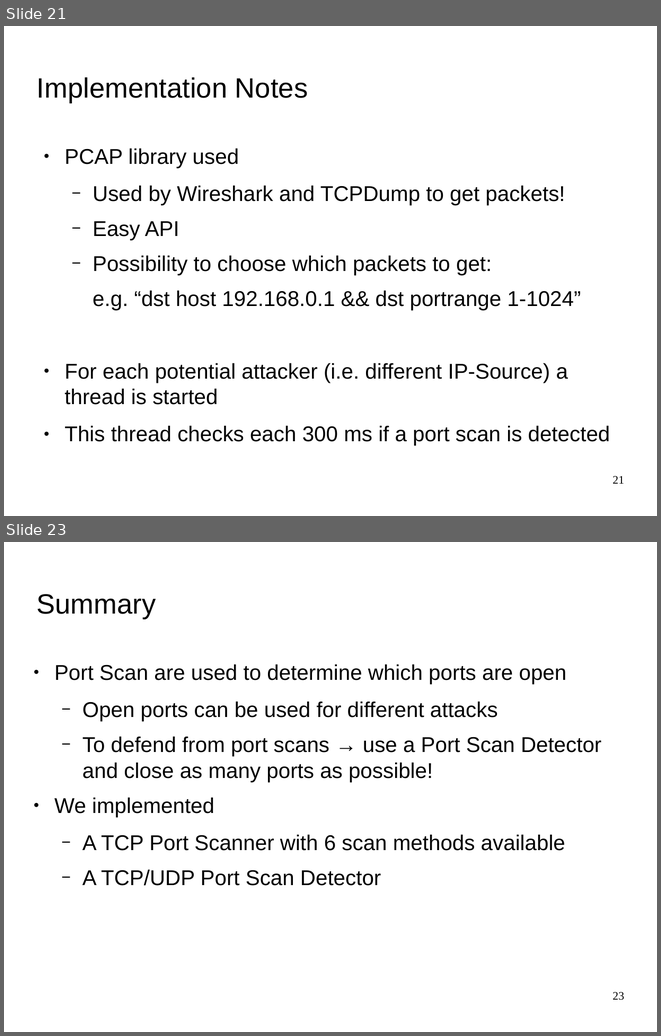
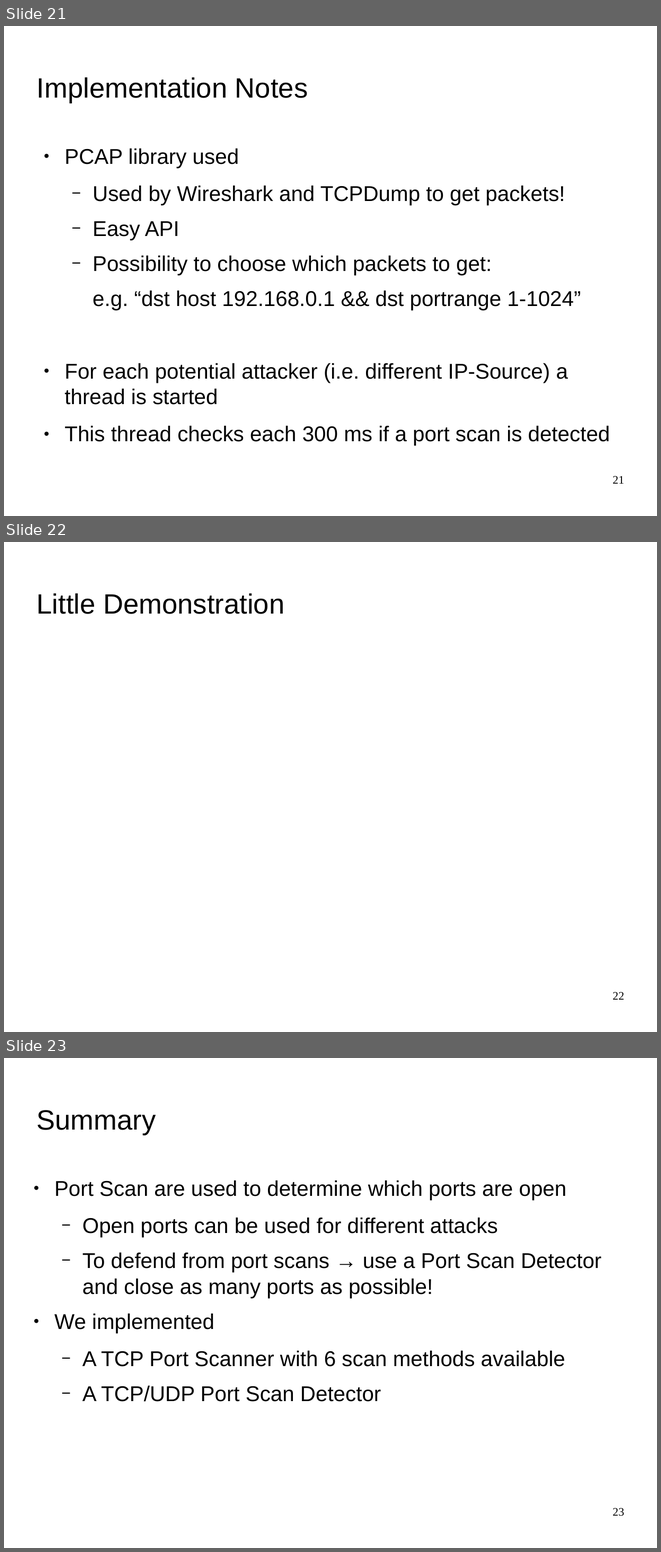
Before and after one commit to herrBez/PortScanner, a slide deck: slides/presentation.odp. Shown one above the other, each under a label of ours: slides 21 and 23 before the commit, slides 21, 22 and 23 after it; the slides between them are not shown. The pictures are 661x1036 and 661x1552 pixels, drawn with LibreOffice and Linux fonts; fonts in the diff are those of the drawing; background and template pictures are left out. Boxes give left, top, right and bottom in pixels: in the first picture for what was removed or moved away, otherwise in the second. Text is boxed around its words. In the diff, an @@ line names an element or a change of style, - is before the commit and + after.

```diff
--- a/slides/presentation.odp
+++ b/slides/presentation.odp
@@ slide 22 added at [4, 542, 657, 1032], background picture (left out) @@
@@ title added at [37, 593, 284, 614], 33.9 pt, text #000000 @@
+Little Demonstration
@@ page number added at [612, 991, 624, 999], 14 pt, text #000000 @@
+22
```
Also in this commit, not shown: 4 slides changed.
